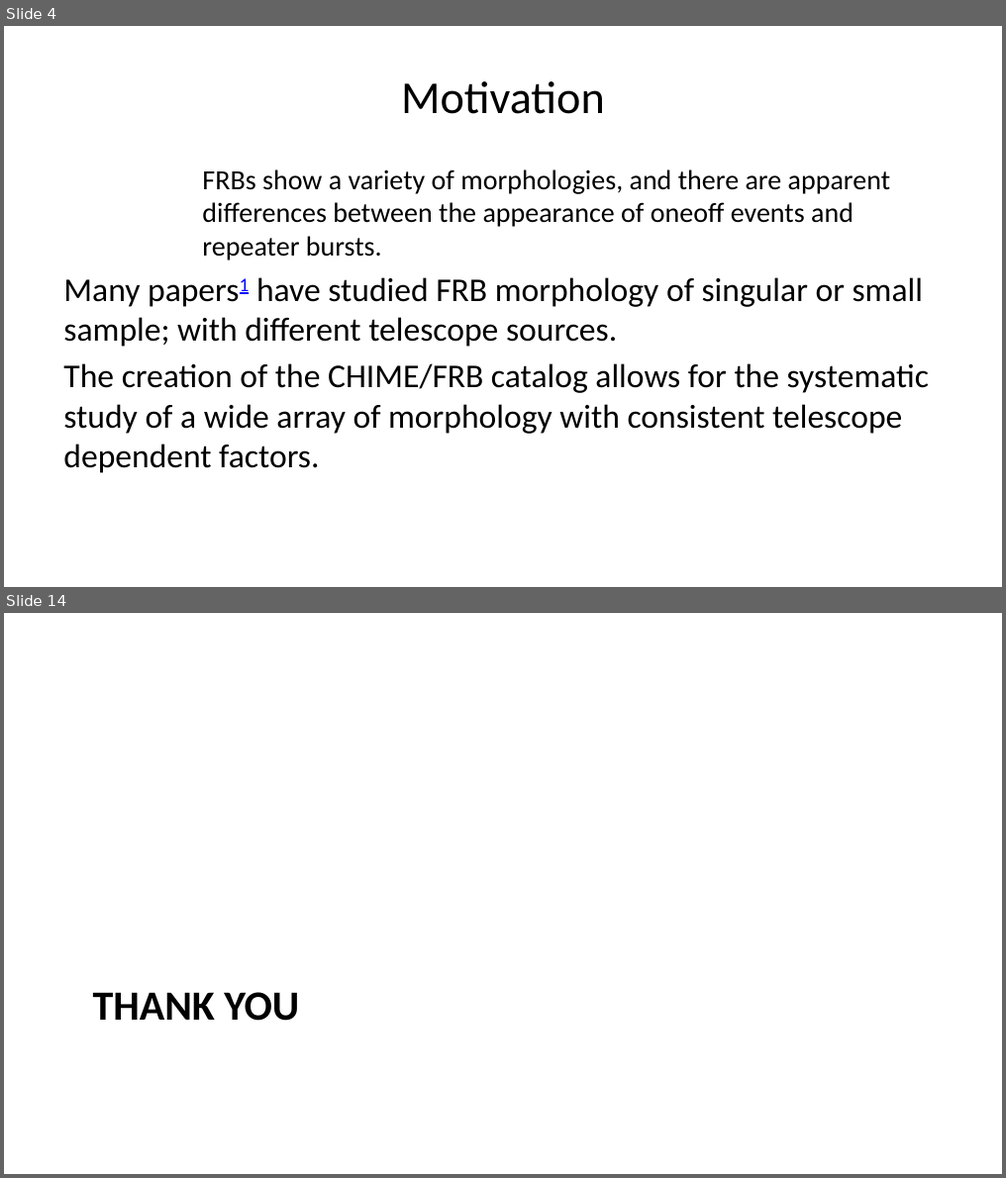
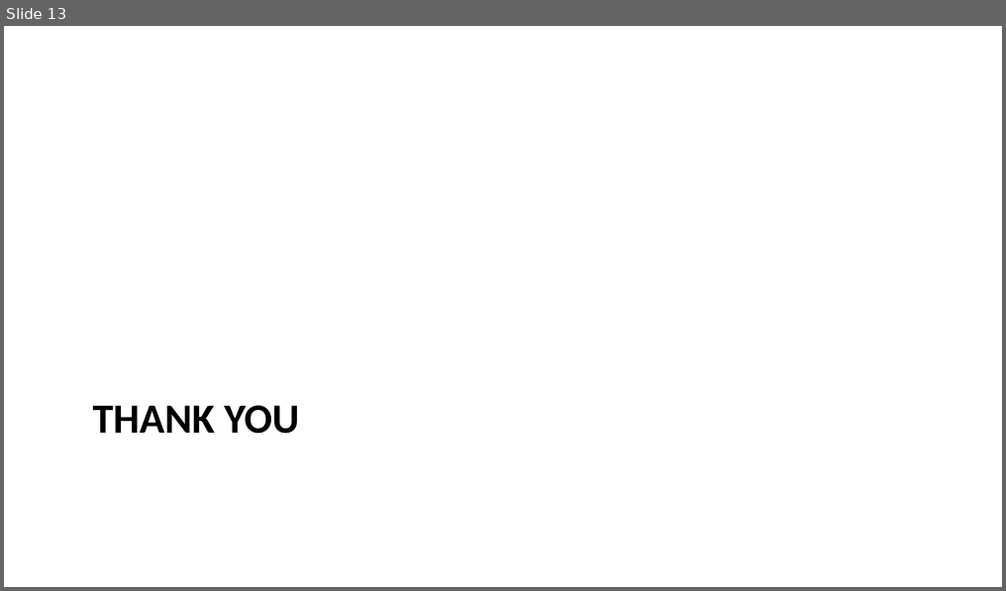
Before and after one commit to Thaza-Kun/sarjana, a slide deck: docs/slides/andersen_2023/slides.pptx. Shown one above the other, each under a label of ours: slides 4 and 14 before the commit, slide 13 after it; the slides between them are not shown. The pictures are 1006x1178 and 1006x591 pixels, drawn with LibreOffice and Linux fonts; fonts in the diff are those of the drawing. Boxes give left, top, right and bottom in pixels: in the first picture for what was removed or moved away, otherwise in the second. Text is boxed around its words. In the diff, an @@ line names an element or a change of style, - is before the commit and + after.

Commit message:
✨ NEW Focus on some repeaters

```diff
--- a/docs/slides/andersen_2023/slides.pptx
+++ b/docs/slides/andersen_2023/slides.pptx
@@ slide 4 removed at bbox=[4, 26, 1002, 587], background #FFFFFF @@
@@ title removed at bbox=[401, 81, 605, 114] @@
-Motivation
@@ text removed at bbox=[63, 170, 929, 473] @@
-FRBs show a variety of morphologies, and there are apparent differences between the appearance of oneoff events and repeater bursts.
-Many papers1 have studied FRB morphology of singular or small sample; with different telescope sources.
-The creation of the CHIME/FRB catalog allows for the systematic study of a wide array of morphology with consistent telescope dependent factors.
@@ what was slide 14 is now slide 13 @@
```
Also in this commit, not shown: 3 slides changed, 12 slides added, 11 other slides removed, 20 other files.
